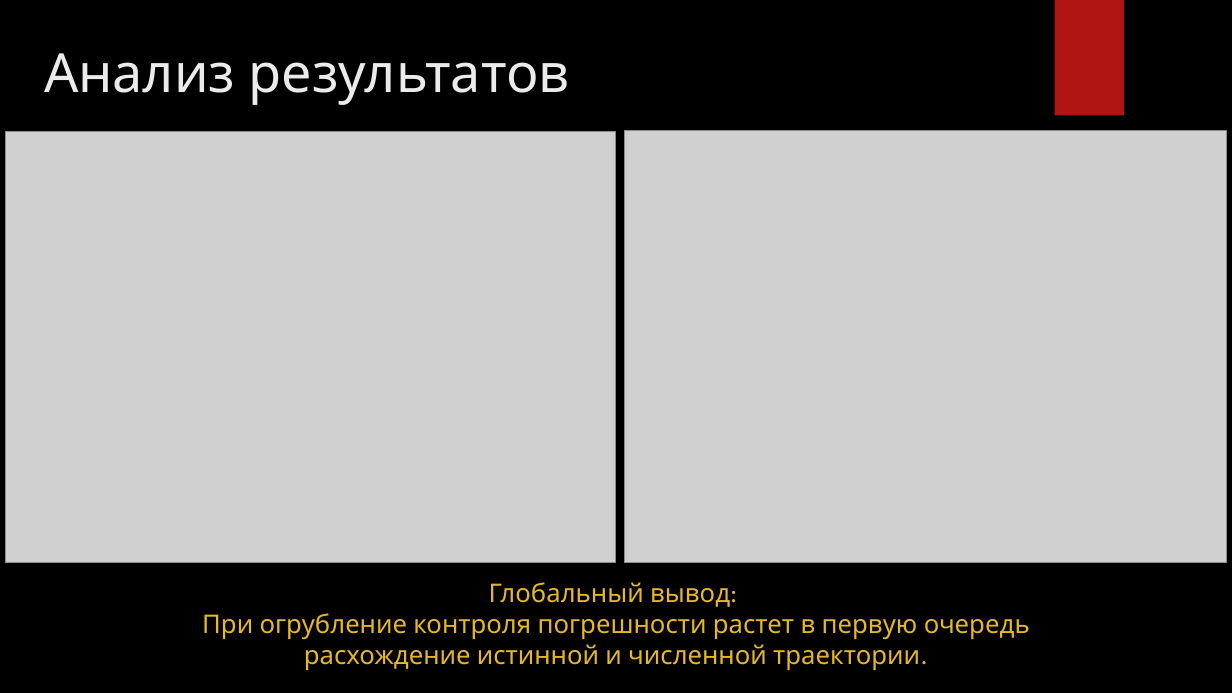
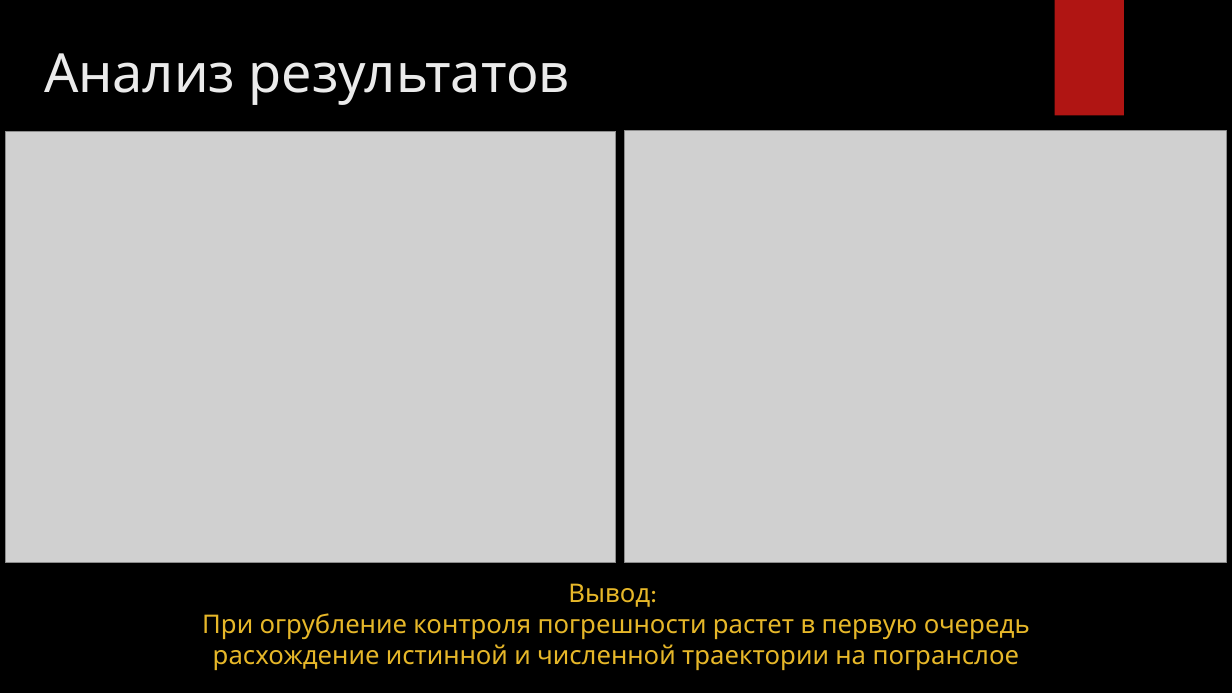
Before and after one commit to Breketov/ChM_Labs_Tasks, a slide deck: slide 28 of TASK_3/TASK_3.pptx. Drawn at 1232x693 pixels with LibreOffice and Linux fonts; fonts in the diff are those of the drawing; grey boxes stand for pictures; background and template pictures are left out. Boxes give left, top, right and bottom in pixels: in the first picture for what was removed or moved away, otherwise in the second. Text is boxed around its words. In the diff, an @@ line names an element or a change of style, - is before the commit and + after.

```diff
--- a/TASK_3/TASK_3.pptx
+++ b/TASK_3/TASK_3.pptx
@@ text at (202,583,1030,670): text changed @@
-Глобальный вывод:
-При огрубление контроля погрешности растет в первую очередь расхождение истинной и численной траектории.
+Вывод:
+При огрубление контроля погрешности растет в первую очередь расхождение истинной и численной траектории на погранслое
```
Also in this commit, not shown: 7 slides added, 1 slide removed, 9 other files.
